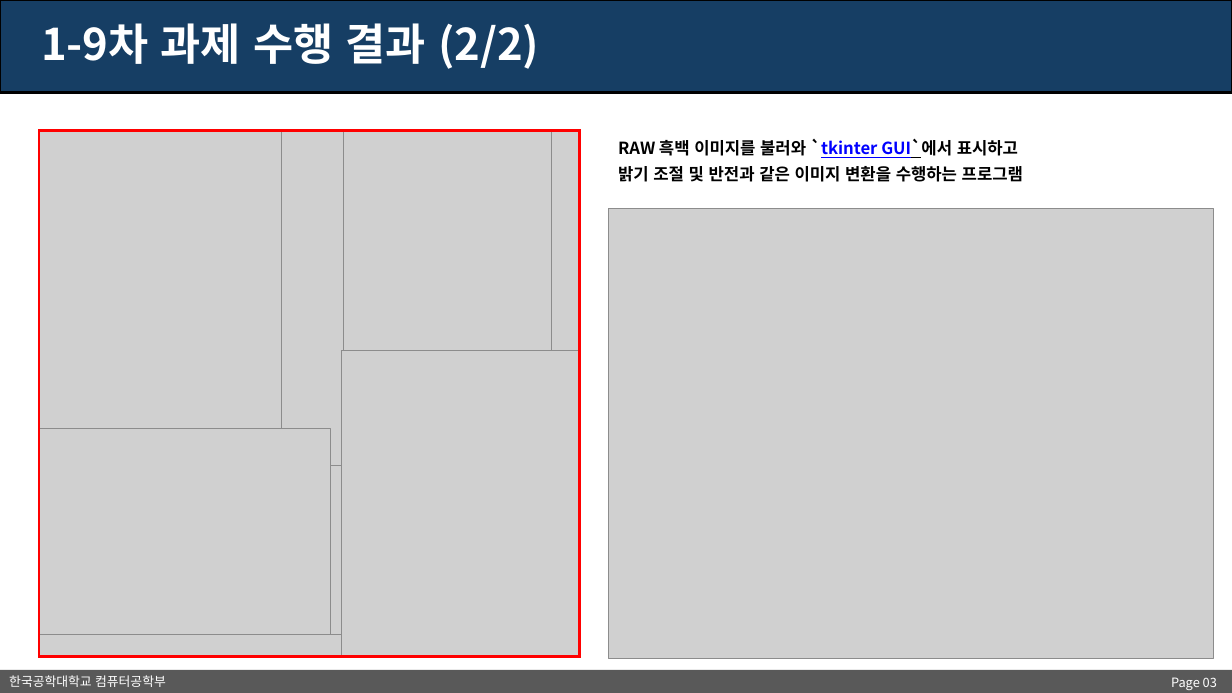
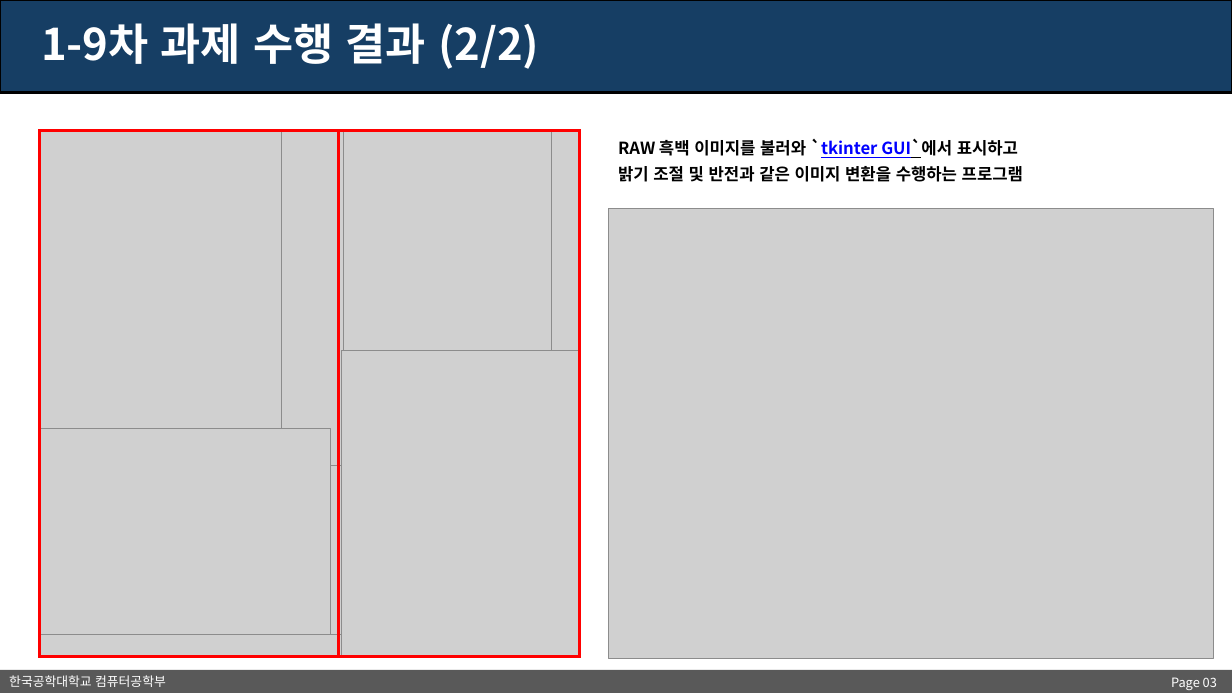
Before and after one commit to zeew00kim/python, a slide deck: slide 3 of 과제/파이썬프로그래밍_2022158067_김지우_1-9과제(12주차_11장).pptx. Drawn at 1232x693 pixels with LibreOffice and Linux fonts; fonts in the diff are those of the drawing; grey boxes stand for pictures. Boxes give left, top, right and bottom in pixels: in the first picture for what was removed or moved away, otherwise in the second. Text is boxed around its words. In the diff, an @@ line names an element or a change of style, - is before the commit and + after.

```diff
--- a/과제/파이썬프로그래밍_2022158067_김지우_1-9과제(12주차_11장).pptx
+++ b/과제/파이썬프로그래밍_2022158067_김지우_1-9과제(12주차_11장).pptx
@@ rectangle added at box(40, 130, 338, 657), outline #FF0000 2.25 pt @@
```
Also in this commit, not shown: 20 other files.
